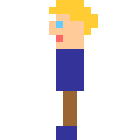
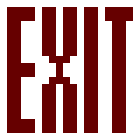
Layered file, before and after one edit (140px x 140px). Changes by layer:
hid "player-l" over [left=49, top=0, right=98, bottom=140]
showed "exit", painted on it over [left=7, top=7, right=133, bottom=133]
